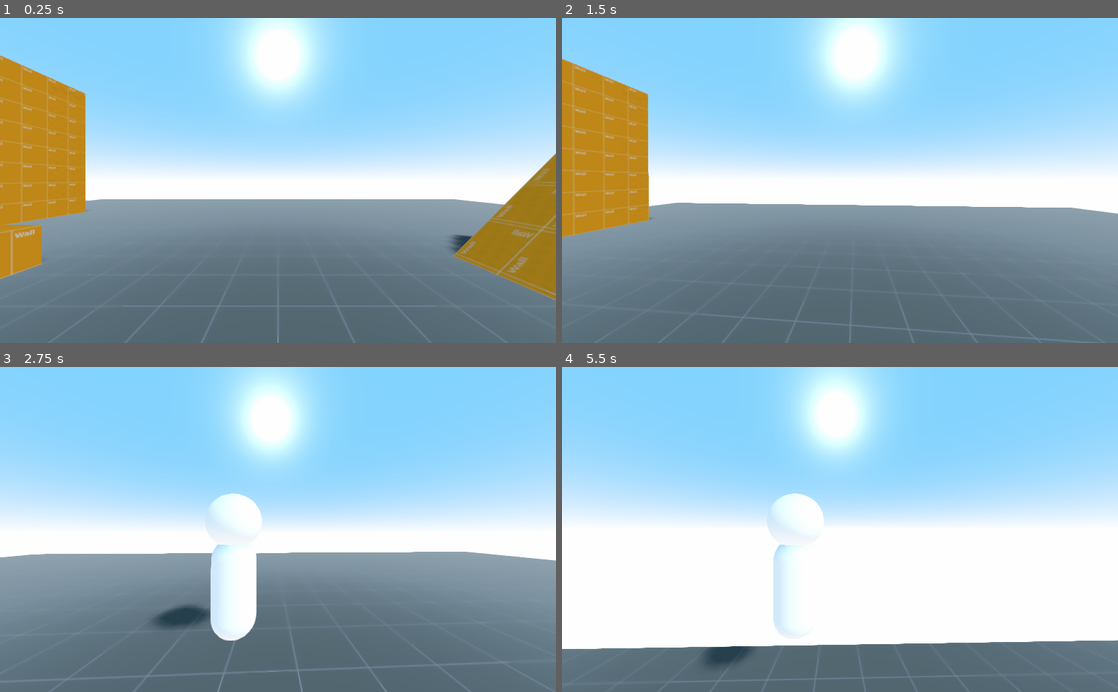
Above: before the commit, frames 1-4 (two rows, left to right).
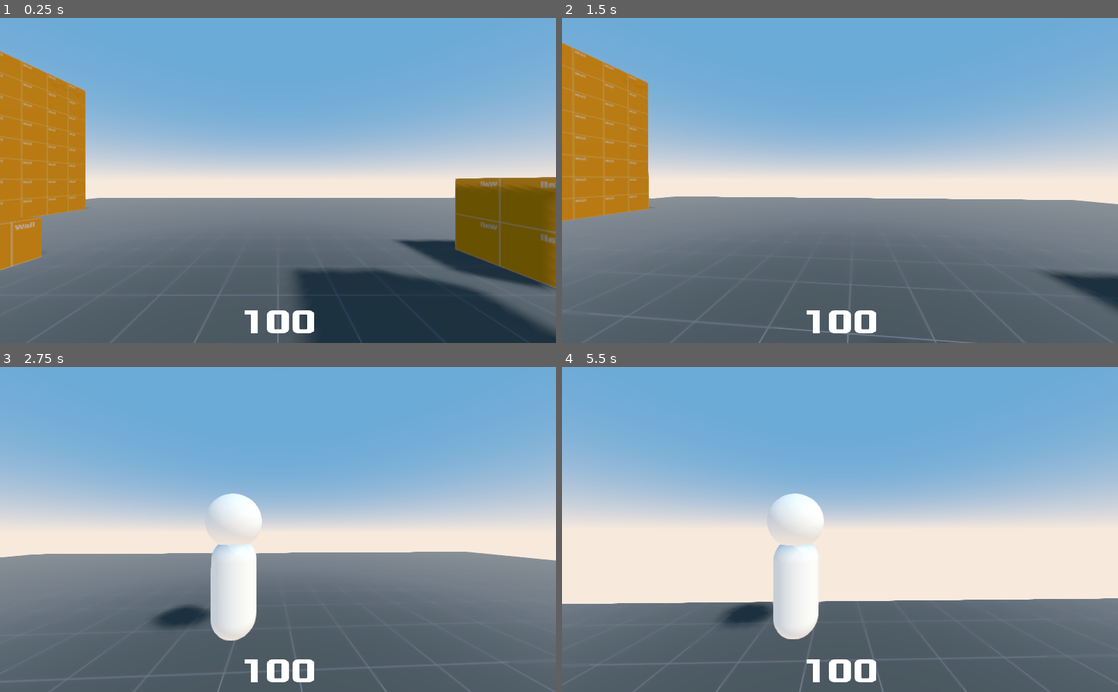
Above: after the commit, the same moments.

Repository: garhow/riot
Game: Godot game, scene res://scenes/test_level.tscn
Two runs of this game, one before a commit and one after it. Both use one fixed random seed, a clock stepped at 60 frames per second and the inputs below.
Inputs (mouse positions are in pixels of both pictures, inside the frame that each line leads up to):
- Up to frame 1 (0.25 s): no input
- Up to frame 2 (1.5 s): move the mouse to (867, 180) at 0.52 s; hold Shift (walk, bound only before the commit) 0.53-1.28 s; hold W (move_forward) from 0.53 s (still down); tap Space (jump) at 0.77, 0.8, 1.07, 1.35 s; move the mouse to (812, 180) at 1.27 s
- Up to frame 3 (2.75 s): keep holding W (move_forward); tap Space (jump) at 1.52, 1.82 s; tap Shift (walk, bound only before the commit) at 1.55 s; move the mouse to (289, 523) at 2.02 s; hold Space (jump) from 2.03 s (still down); tap C (camera_mode) at 2.1 s
- Up to frame 4 (5.5 s): keep holding W (move_forward); move the mouse to (834, 536) at 2.77 s; release Space (jump) at 2.78 s; tap Ctrl (crouch) at 2.85 s; tap Space (jump) at 3.02, 3.32, 3.77, 3.8, 4.07, 4.52, 4.82 s; tap Shift (walk, bound only before the commit) at 3.05, 4.35 s; move the mouse to (878, 532) at 3.52 s; hold Shift (walk, bound only before the commit) 3.53-4.28 s; move the mouse to (795, 526) at 4.27 s; move the mouse to (845, 529) at 5.02 s; hold Space (jump) from 5.03 s (still down)

The runs differ from the first frame. In frame 1, 67% of the frame differs, in the area x 0-100%, y 0-100%; in frame 2, 57%; in frame 3, 58%; in frame 4, 85%.

Commit message:
Testing death

Diff:
--- a/src/project.godot
+++ b/src/project.godot
@@ -47,7 +47,7 @@
 "events": [ Object(InputEventKey,"resource_local_to_scene":false,"resource_name":"","device":0,"alt":false,"shift":false,"control":false,"meta":false,"command":false,"pressed":false,"scancode":32,"unicode":0,"echo":false,"script":null)
  ]
 }
-walk={
+sneak={
 "deadzone": 0.5,
 "events": [ Object(InputEventKey,"resource_local_to_scene":false,"resource_name":"","device":0,"alt":false,"shift":false,"control":false,"meta":false,"command":false,"pressed":false,"scancode":16777237,"unicode":0,"echo":false,"script":null)
  ]
--- a/src/scenes/player.tscn
+++ b/src/scenes/player.tscn
@@ -1,6 +1,7 @@
-[gd_scene load_steps=9 format=2]
+[gd_scene load_steps=10 format=2]
 
 [ext_resource path="res://scripts/player.gd" type="Script" id=1]
+[ext_resource path="res://scenes/ui/player_hud.tscn" type="PackedScene" id=2]
 [ext_resource path="res://scenes/weapons/test_gun.tscn" type="PackedScene" id=3]
 
 [sub_resource type="CapsuleMesh" id=1]
@@ -76,6 +77,8 @@
 transform = Transform( 1, 0, 0, 0, -4.37114e-08, -1, 0, 1, -4.37114e-08, 0, 0, 0 )
 shape = SubResource( 2 )
 
+[node name="HUD" parent="." instance=ExtResource( 2 )]
+
 [node name="Head" type="Position3D" parent="."]
 transform = Transform( 1, 0, 0, 0, 1, 0, 0, 0, 1, 0, 0.5, 0 )
 
@@ -113,11 +116,6 @@
 transform = Transform( -4.37114e-08, 0, 1, 0, 1, 0, -1, 0, -4.37114e-08, 0.05, -0.05, -0.366513 )
 visible = false
 
-[node name="Groundcast" type="RayCast" parent="."]
-transform = Transform( 1, 0, 0, 0, 1, 0, 0, 0, 1, 0, -1, 0 )
-enabled = true
-cast_to = Vector3( 0, -1.5, 0 )
-
 [node name="Footcast" type="RayCast" parent="."]
 transform = Transform( 1, 0, 0, 0, 1, 0, 0, 0, 1, 0, -1, -0.3 )
 enabled = true
--- a/src/scenes/test_level.tscn
+++ b/src/scenes/test_level.tscn
@@ -27,11 +27,12 @@
 uv1_triplanar = true
 
 [sub_resource type="ProceduralSky" id=5]
-sky_top_color = Color( 0.509804, 0.827451, 1, 1 )
-sky_horizon_color = Color( 1, 1, 1, 1 )
-ground_bottom_color = Color( 1, 1, 1, 1 )
-ground_horizon_color = Color( 1, 1, 1, 1 )
-sun_energy = 2.0
+sky_top_color = Color( 0.414504, 0.670535, 0.843906, 1 )
+sky_horizon_color = Color( 0.971869, 0.918917, 0.869274, 1 )
+ground_bottom_color = Color( 0.971869, 0.918917, 0.869274, 1 )
+ground_horizon_color = Color( 0.971869, 0.918917, 0.869274, 1 )
+sun_angle_min = 0.0
+sun_angle_max = 0.0
 
 [sub_resource type="Environment" id=6]
 background_mode = 2
@@ -52,17 +53,6 @@
 material/0 = SubResource( 2 )
 
 [node name="Collision" type="CollisionShape" parent="Floor"]
-shape = SubResource( 3 )
-
-[node name="Ramp" type="StaticBody" parent="."]
-transform = Transform( 3.53553, -3.53553, 0, 3.53553, 3.53553, 0, 0, 0, 5, 10, -1, 0 )
-
-[node name="Mesh" type="MeshInstance" parent="Ramp"]
-transform = Transform( 1, -1.02806e-08, 0, -1.02806e-08, 1, 0, 0, 0, 1, 0, 0, 0 )
-mesh = SubResource( 1 )
-material/0 = SubResource( 4 )
-
-[node name="Collision" type="CollisionShape" parent="Ramp"]
 shape = SubResource( 3 )
 
 [node name="Cube" type="StaticBody" parent="."]
@@ -96,6 +86,46 @@
 [node name="Collision" type="CollisionShape" parent="Cube3"]
 shape = SubResource( 3 )
 
+[node name="Cube4" type="StaticBody" parent="."]
+transform = Transform( 1, 0, 0, 0, 1, 0, 0, 0, 1, 6, 2, -4 )
+
+[node name="Mesh" type="MeshInstance" parent="Cube4"]
+mesh = SubResource( 1 )
+material/0 = SubResource( 4 )
+
+[node name="Collision" type="CollisionShape" parent="Cube4"]
+shape = SubResource( 3 )
+
+[node name="Cube5" type="StaticBody" parent="."]
+transform = Transform( 1, 0, 0, 0, 1, 0, 0, 0, 1, 6, 2, 4 )
+
+[node name="Mesh" type="MeshInstance" parent="Cube5"]
+mesh = SubResource( 1 )
+material/0 = SubResource( 4 )
+
+[node name="Collision" type="CollisionShape" parent="Cube5"]
+shape = SubResource( 3 )
+
+[node name="Cube6" type="StaticBody" parent="."]
+transform = Transform( 1, 0, 0, 0, 1, 0, 0, 0, 1, 6, 7.5, 0 )
+
+[node name="Mesh" type="MeshInstance" parent="Cube6"]
+mesh = SubResource( 1 )
+material/0 = SubResource( 4 )
+
+[node name="Collision" type="CollisionShape" parent="Cube6"]
+shape = SubResource( 3 )
+
+[node name="Cube7" type="StaticBody" parent="."]
+transform = Transform( 1, 0, 0, 0, 1, 0, 0, 0, 1, 10, 4.5, 0 )
+
+[node name="Mesh" type="MeshInstance" parent="Cube7"]
+mesh = SubResource( 1 )
+material/0 = SubResource( 4 )
+
+[node name="Collision" type="CollisionShape" parent="Cube7"]
+shape = SubResource( 3 )
+
 [node name="Wall" type="StaticBody" parent="."]
 transform = Transform( 1, 0, 0, 0, 4, 0, 0, 0, 12, -14, 5, 0 )
 
--- /dev/null
+++ b/src/scenes/ui/player_hud.tscn
@@ -0,0 +1,50 @@
+[gd_scene load_steps=5 format=2]
+
+[ext_resource path="res://fonts/xolonium/ttf/Xolonium-Bold.ttf" type="DynamicFontData" id=1]
+[ext_resource path="res://textures/ui/effects/death_vignette.png" type="Texture" id=2]
+
+[sub_resource type="Animation" id=2]
+resource_name = "Death"
+length = 0.3
+tracks/0/type = "value"
+tracks/0/path = NodePath("DeathVignette:modulate")
+tracks/0/interp = 1
+tracks/0/loop_wrap = true
+tracks/0/imported = false
+tracks/0/enabled = true
+tracks/0/keys = {
+"times": PoolRealArray( 0, 0.3, 1 ),
+"transitions": PoolRealArray( 1, 1, 1 ),
+"update": 0,
+"values": [ Color( 1, 1, 1, 0 ), Color( 1, 1, 1, 1 ), Color( 1, 1, 1, 0 ) ]
+}
+
+[sub_resource type="DynamicFont" id=1]
+size = 64
+font_data = ExtResource( 1 )
+
+[node name="HUD" type="Node"]
+
+[node name="Animation" type="AnimationPlayer" parent="."]
+anims/Death = SubResource( 2 )
+
+[node name="Health" type="Label" parent="."]
+anchor_right = 1.0
+anchor_bottom = 1.0
+custom_fonts/font = SubResource( 1 )
+align = 1
+valign = 2
+__meta__ = {
+"_edit_use_anchors_": false
+}
+
+[node name="DeathVignette" type="TextureRect" parent="."]
+modulate = Color( 1, 1, 1, 0 )
+anchor_right = 1.0
+anchor_bottom = 1.0
+margin_right = 896.0
+margin_bottom = 480.0
+texture = ExtResource( 2 )
+__meta__ = {
+"_edit_use_anchors_": false
+}
--- a/src/scripts/player.gd
+++ b/src/scripts/player.gd
@@ -11,10 +11,11 @@
 export var crouch_height = 0.6
 export var crouch_speed = 1.5
 export var default_height = 1.7
-export var gravity = 12.8
-export var jump_speed = 5.4
+export var gravity = 19.2
+export var jump_speed = 6.4
+export var max_health = 100
 export var sprint_speed = 5
-export var walk_speed = 2
+export var sneak_speed = 2
 
 # Mouse configuration
 export var mouse_acceleration = 18
@@ -25,13 +26,19 @@
 ##
 
 var climb : bool
+var dead : bool = false
 var direction : Vector3
 var fall : Vector3
 var horizontal_velocity : Vector3
 var movement : Vector3
 var speed : float
-var target : Vector3
 var velocity : Vector3
+
+##
+# Player-specific variables
+##
+
+var health : float = max_health
 
 ##
 # Node variables
@@ -72,6 +79,23 @@
 		Input.set_mouse_mode(Input.MOUSE_MODE_CAPTURED)
 
 ##
+# Health system
+##
+
+func death(delta):
+	if dead == false:
+		$HUD/Animation.play("Death")
+		dead = true
+
+func health_update(delta):
+	if health > 0:
+		$HUD/Health.text = str(health)
+	else:
+		health = clamp(health, 0, max_health)
+		$HUD/Health.text = str(health)
+		death(delta)
+
+##
 # Raycast collision checks
 ##
 
@@ -97,8 +121,8 @@
 
 	if Input.is_action_just_pressed("jump") and is_on_floor():
 		fall.y = jump_speed
-	if Input.is_action_pressed("walk"):
-		speed = walk_speed
+	if Input.is_action_pressed("sneak"):
+		speed = sneak_speed
 	if Input.is_action_pressed("crouch"):
 		$Collision.shape.height -= crouch_acceleration * delta
 		speed = crouch_speed
@@ -110,13 +134,18 @@
 func wall_climb():
 	if Input.is_action_pressed("jump") and not is_on_floor() and climb == true:
 		fall.y = climb_speed
+		health -= 10
 
 ##
 # Event functions
 ##
 
 func _ready():
+	# Capture mouse
 	Input.set_mouse_mode(Input.MOUSE_MODE_CAPTURED)
+
+	# Health counter
+	$HUD/Health.text = str(health)
 
 func _input(event):
 	if event is InputEventMouseMotion and Input.get_mouse_mode() == Input.MOUSE_MODE_CAPTURED:
@@ -135,6 +164,9 @@
 	mouse_toggle()
 	camera_toggle()
 
+	# Health
+	health_update(delta)
+
 	# Raycast collision checks
 	climb_check()
 
@@ -143,7 +175,7 @@
 
 	# Enforce gravity
 	move_and_slide(fall, Vector3.UP)
-	if not is_on_floor():
+	if not is_on_floor() and climb != true:
 		fall.y -= delta * gravity
 
 	# Player movement
--- /dev/null
+++ b/src/themes/main_theme.tres
@@ -0,0 +1,9 @@
+[gd_resource type="Theme" load_steps=3 format=2]
+
+[ext_resource path="res://fonts/xolonium/ttf/Xolonium-Regular.ttf" type="DynamicFontData" id=1]
+
+[sub_resource type="DynamicFont" id=1]
+font_data = ExtResource( 1 )
+
+[resource]
+default_font = SubResource( 1 )
Not shown, added: src/fonts/xolonium/FONTLOG.txt
Not shown, added: src/fonts/xolonium/LICENSE.txt
Binary file added: src/fonts/xolonium/otf/Xolonium-Bold.otf
Binary file added: src/fonts/xolonium/otf/Xolonium-Regular.otf
Binary file added: src/fonts/xolonium/ttf/Xolonium-Bold.ttf
Binary file added: src/fonts/xolonium/ttf/Xolonium-Regular.ttf
Binary file added: src/fonts/xolonium/woff/Xolonium-Bold-Cyrillic.woff
Binary file added: src/fonts/xolonium/woff/Xolonium-Bold-Latin.woff
Binary file added: src/fonts/xolonium/woff/Xolonium-Bold.woff
Binary file added: src/fonts/xolonium/woff/Xolonium-Regular-Cyrillic.woff
Binary file added: src/fonts/xolonium/woff/Xolonium-Regular-Latin.woff
Binary file added: src/fonts/xolonium/woff/Xolonium-Regular.woff
(and 16 more such lines)
